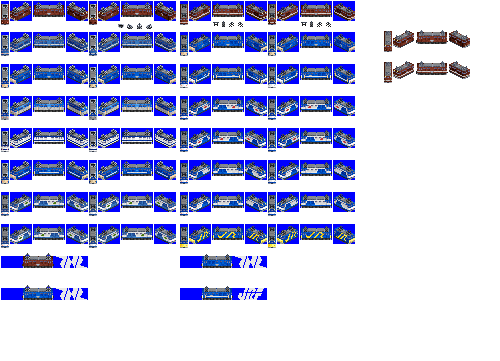
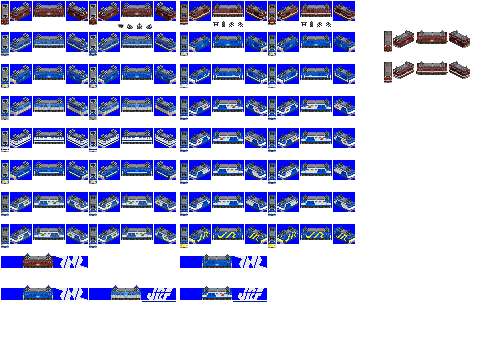
Two versions of the same layered image (500 x 361). Layer-by-layer changes:
painted on "pantos" over (113, 285, 139, 291)
painted on "overlay" over (110, 295, 142, 300)
painted on "EF64 0" over (110, 286, 142, 300)
painted on "EF64 1000" over (202, 288, 232, 298)
painted on "bg" over (89, 288, 267, 302)
